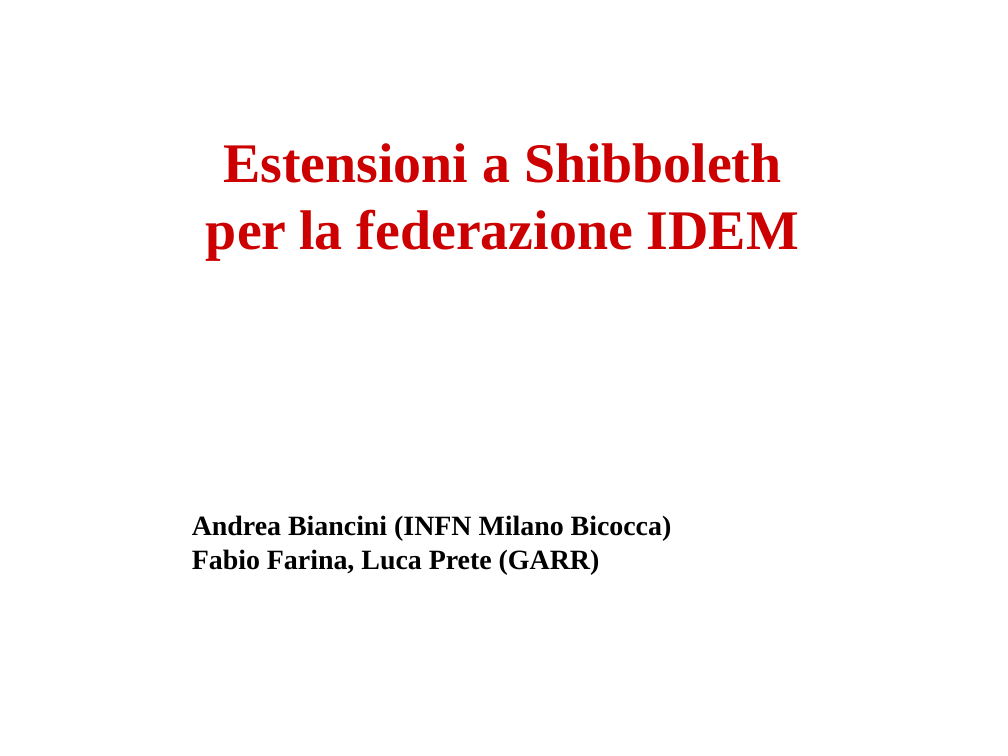
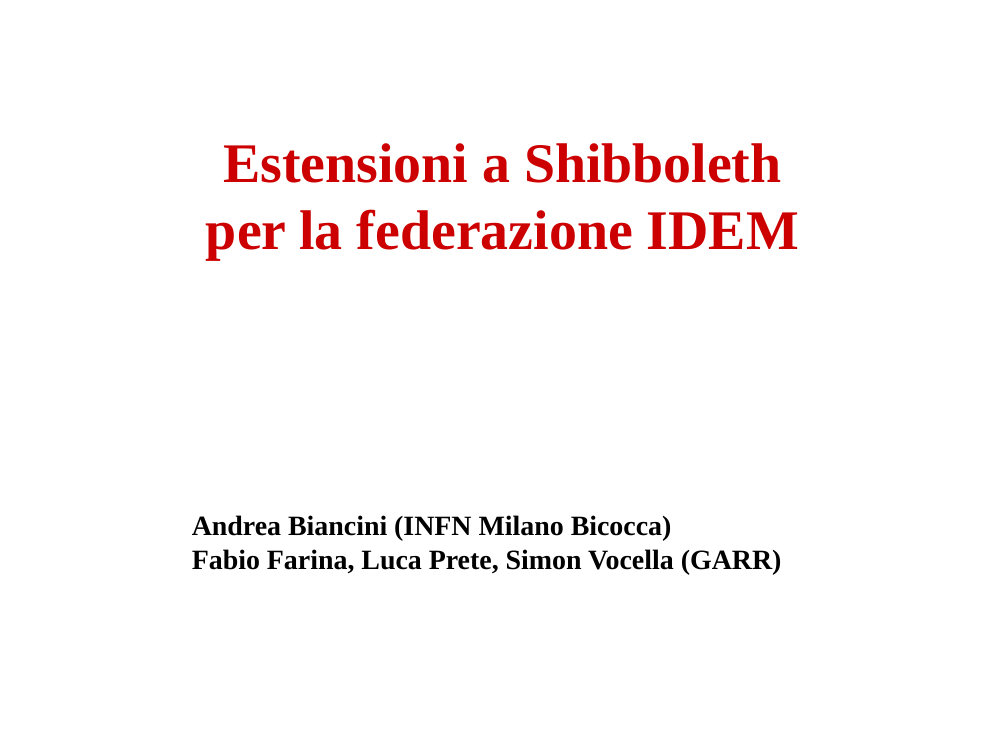
Before and after one commit to biancini/Shibboleth-Authentication, a slide deck: slide 1 of documentation/ShibbolethExtensions.pptx. Drawn at 1008x756 pixels with LibreOffice and Linux fonts; fonts in the diff are those of the drawing; background and template pictures are left out. Boxes give left, top, right and bottom in pixels: in the first picture for what was removed or moved away, otherwise in the second. Text is boxed around its words. In the diff, an @@ line names an element or a change of style, - is before the commit and + after.

```diff
--- a/documentation/ShibbolethExtensions.pptx
+++ b/documentation/ShibbolethExtensions.pptx
@@ text at bbox=[192, 549, 782, 574]: text changed @@
-Fabio Farina, Luca Prete (GARR)
+Fabio Farina, Luca Prete, Simon Vocella (GARR)
```
Also in this commit, not shown: 8 other slides changed, 2 slides added.
